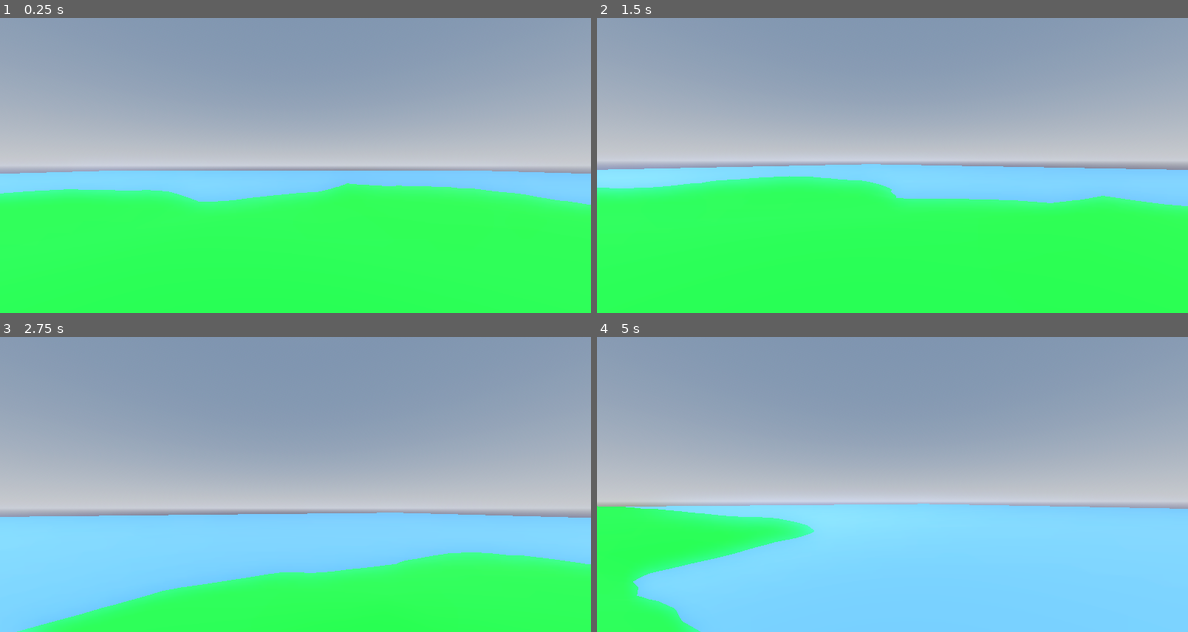
Above: before the commit, frames 1-4 (two rows, left to right).
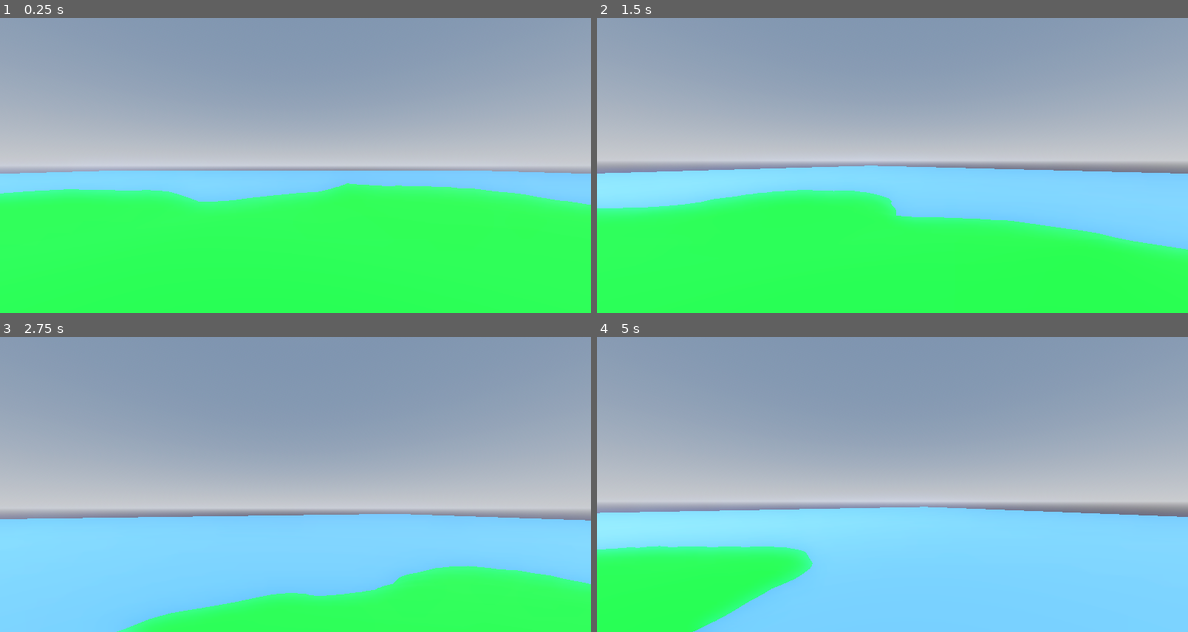
Above: after the commit, the same moments.

Repository: siwanetzu/godot-micro-survival-game
Game: Godot game, scene res://scenes/main.tscn
Same seed, same stepped clock (60 frames per second), same inputs: the game is played once before the commit and once after it.
Inputs (mouse positions are in pixels of both pictures, inside the frame that each line leads up to):
- Up to frame 1 (0.25 s): no input
- Up to frame 2 (1.5 s): tap Enter at 0.5 s; move the mouse to (922, 165) at 0.52 s; hold W (move_forward) from 0.53 s (still down); tap Space (jump) at 0.6, 0.77, 1.07, 1.35 s; move the mouse to (862, 165) at 1.27 s
- Up to frame 3 (2.75 s): keep holding W (move_forward); tap Space (jump) at 1.52, 1.82, 2.1 s; move the mouse to (307, 478) at 2.02 s
- Up to frame 4 (5 s): keep holding W (move_forward); move the mouse to (886, 490) at 2.77 s; tap Space (jump) at 2.85, 3.02, 3.32, 3.6, 3.77, 4.07, 4.35, 4.52, 4.82 s; move the mouse to (933, 487) at 3.52 s; move the mouse to (845, 481) at 4.27 s

The runs differ from the first frame. In frame 1, less than 0.1% of the frame differs, in the area x 13-86%, y 56-60%; in frame 2, 11%; in frame 3, 8.3%; in frame 4, 11%, in the area x 0-100%, y 56-100%.

Commit message:
added jump event and negative gravity if not on the floor

Diff:
--- a/scripts/player.gd
+++ b/scripts/player.gd
@@ -35,6 +35,12 @@
 	camera.position = head.global_position
 
 func _physics_process(delta: float) -> void:
+	if not is_on_floor():
+		velocity.y -= gravity * delta
+
+	if Input.is_action_just_pressed("jump") and is_on_floor():
+		velocity.y = jump_force
+
 	var input = Input.get_vector("move_left", "move_right", "move_forward", "move_back")
 	var dir = camera.basis.z * input.y + camera.basis.x * input.x
 	dir.y = 0
